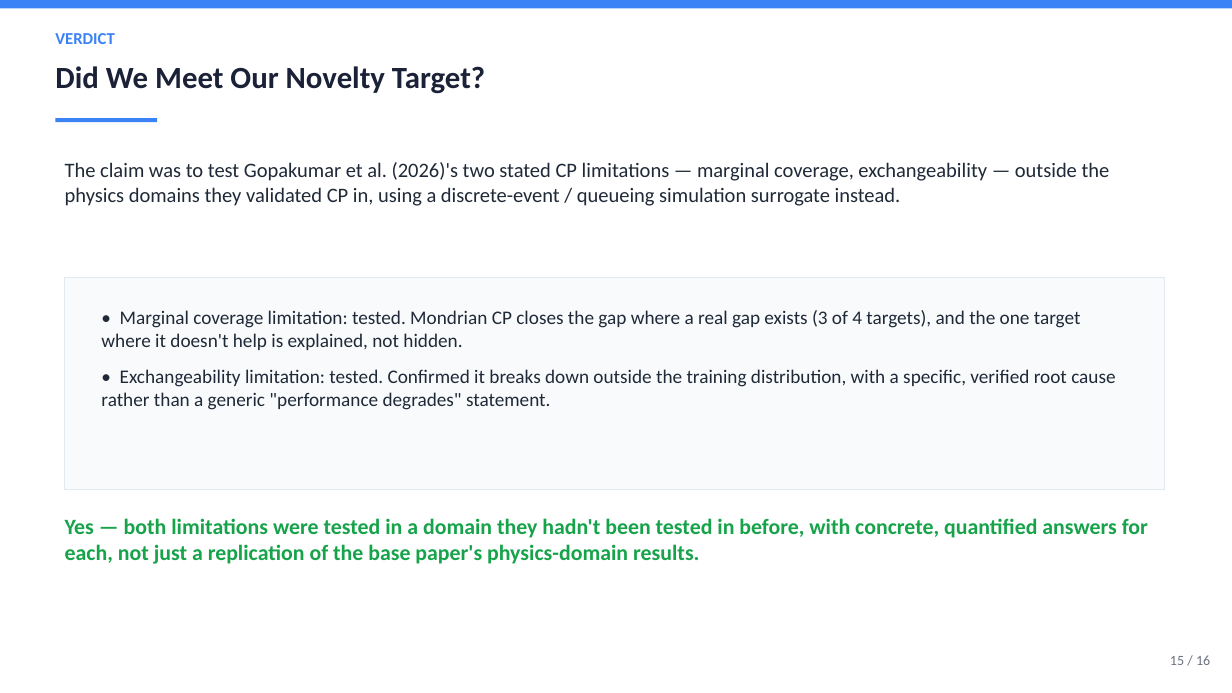
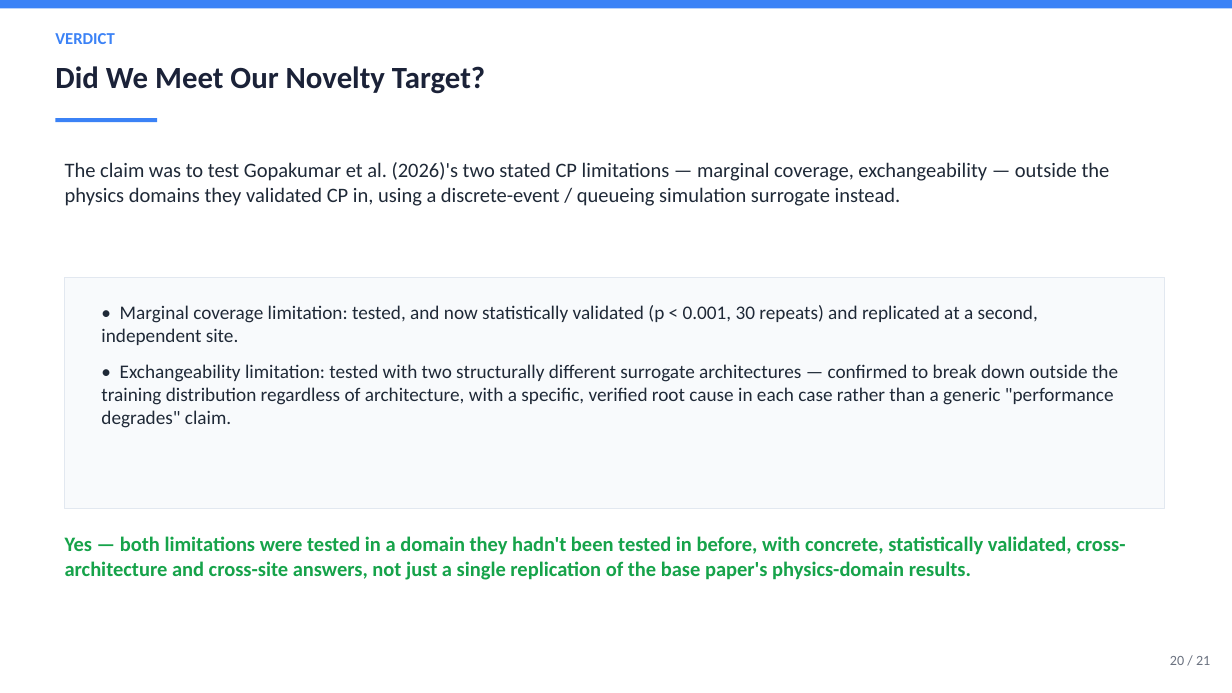
Before and after one commit to DUNE-ODYSSEY/Mondrian-Conformal-Prediction-On-Discrete-Event-Simulation, a slide deck: slide 20 of slides/full_project_results.pptx (slide 15 before the commit). Drawn at 1232x693 pixels with LibreOffice and Linux fonts; fonts in the diff are those of the drawing. Boxes give left, top, right and bottom in pixels: in the first picture for what was removed or moved away, otherwise in the second. Text is boxed around its words. In the diff, an @@ line names an element or a change of style, - is before the commit and + after.

Commit message:
Publication-rigor upgrade part 5: consolidate 30-repeat significance, CQR, MLP, and Dept B findings into full_project_results.pptx (21 slides); fix same multi-line table bug in this script too

```diff
--- a/slides/full_project_results.pptx
+++ b/slides/full_project_results.pptx
@@ rectangle: place and size @@
-rectangle at (65, 277, 1165, 490)
+rectangle at (65, 277, 1165, 508)
@@ text at (101, 305, 1118, 428): text changed @@
-• Marginal coverage limitation: tested. Mondrian CP closes the gap where a real gap exists (3 of 4 targets), and the one target where it doesn't help is explained, not hidden.
-• Exchangeability limitation: tested. Confirmed it breaks down outside the training distribution, with a specific, verified root cause rather than a generic "performance degrades" statement.
+• Marginal coverage limitation: tested, and now statistically validated (p < 0.001, 30 repeats) and replicated at a second, independent site.
+• Exchangeability limitation: tested with two structurally different surrogate architectures — confirmed to break down outside the training distribution regardless of architecture, with a specific, verified root cause in each case rather than a generic "performance degrades" claim.
@@ text at (65, 536, 1125, 580): text changed; size 17 to 16 pt @@
-Yes — both limitations were tested in a domain they hadn't been tested in before, with concrete, quantified answers for each, not just a replication of the base paper's physics-domain results.
+Yes — both limitations were tested in a domain they hadn't been tested in before, with concrete, statistically validated, cross-architecture and cross-site answers, not just a single replication of the base paper's physics-domain results.
@@ text at (1170, 656, 1210, 665): text changed @@
-15 / 16
+20 / 21
```
Also in this commit, not shown: 15 other slides changed, 5 slides added, 4 other files.
